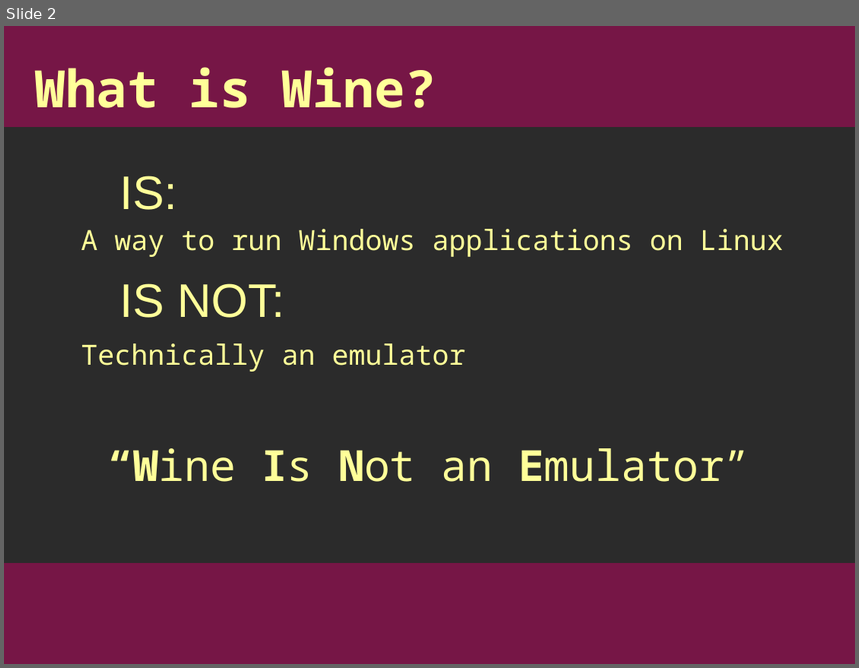
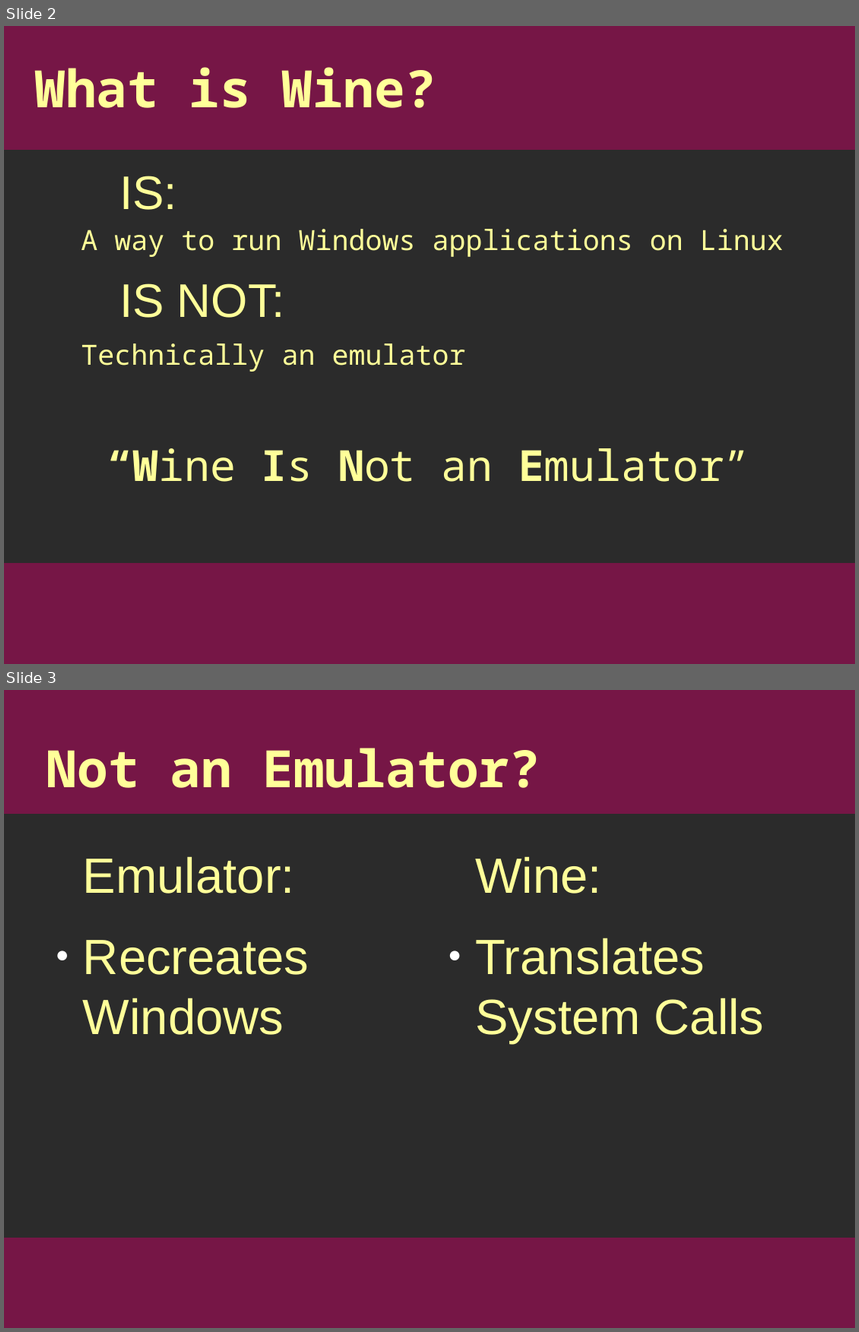
Before and after one commit to Applesauce136/wine-presentation, a slide deck: wine_pres.odp. Shown one above the other, each under a label of ours: slide 2 before the commit, slides 2 and 3 after it. The pictures are 859x668 and 859x1332 pixels, drawn with LibreOffice and Linux fonts; fonts in the diff are those of the drawing; background and template pictures are left out; a plain dark background stands for a picture behind light text. Boxes give left, top, right and bottom in pixels: in the first picture for what was removed or moved away, otherwise in the second. Text is boxed around its words. In the diff, an @@ line names an element or a change of style, - is before the commit and + after.

```diff
--- a/wine_pres.odp
+++ b/wine_pres.odp
@@ slide 3 added at (x1=4, y1=690, x2=855, y2=1328), background picture (left out); not listed: 2 template elements that a slide beside it also shows @@
@@ title added at (x1=47, y1=748, x2=541, y2=788), 48 pt, text #FFFF99, bold @@
+Not an Emulator?
@@ text added at (x1=83, y1=856, x2=309, y2=1035), 46.2 pt, text #FFFF99 @@
+Emulator:
+● Recreates Windows
@@ text added at (x1=475, y1=856, x2=765, y2=1043), 46.2 pt, text #FFFF99 @@
+Wine:
+● Translates System Calls
@@ slide 2 changed as well @@
@@ rectangle added at (x1=4, y1=26, x2=855, y2=150), fill #761646, outline #761646 0 pt @@
```
Also in this commit, not shown: 1 other slide changed, 7 other slides added.
